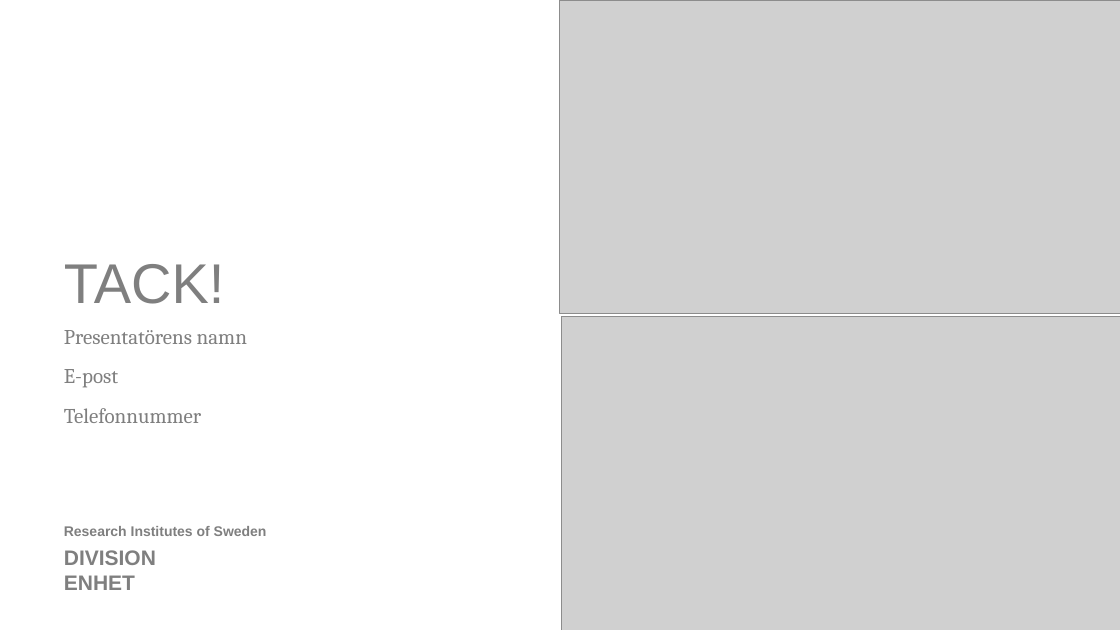
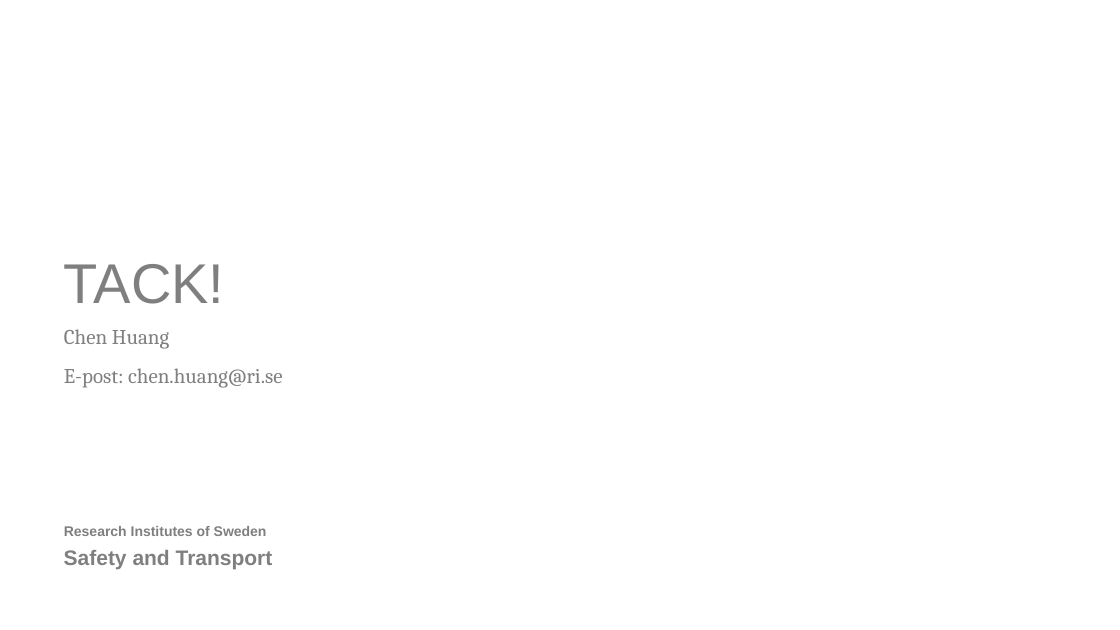
Before and after one commit to cenghu/python_tutorial, a slide deck: slide 6 of python_tutorial.pptx (slide 4 before the commit). Drawn at 1120x630 pixels with LibreOffice and Linux fonts; fonts in the diff are those of the drawing; grey boxes stand for pictures; background and template pictures are left out. Boxes give left, top, right and bottom in pixels: in the first picture for what was removed or moved away, otherwise in the second. Text is boxed around its words. In the diff, an @@ line names an element or a change of style, - is before the commit and + after.

```diff
--- a/python_tutorial.pptx
+++ b/python_tutorial.pptx
@@ picture removed at bbox=[560, 0, 1120, 313] @@
@@ subtitle at bbox=[64, 329, 283, 388]: text changed @@
-Presentatörens namn
-E-post
-Telefonnummer
+Chen Huang
+E-post: chen.huang@ri.se
@@ picture removed at bbox=[562, 317, 1120, 630] @@
@@ text at bbox=[64, 550, 273, 569]: text changed @@
-DIVISION
-ENHET
+Safety and Transport
```
Also in this commit, not shown: 3 other slides changed, 2 slides added, 2 other files.
